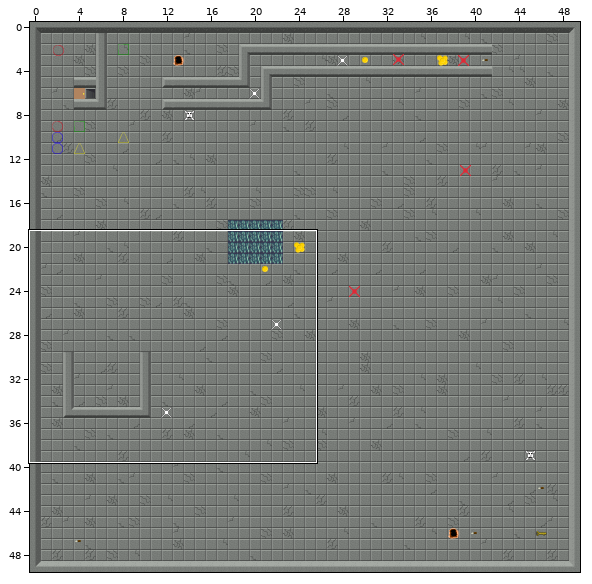
A Tiled map (JSON) gets an edit: Public/Maps/level1.json. The first picture is a wide view before the edit; the outline marks the close-up.
Close-up. Before the commit:
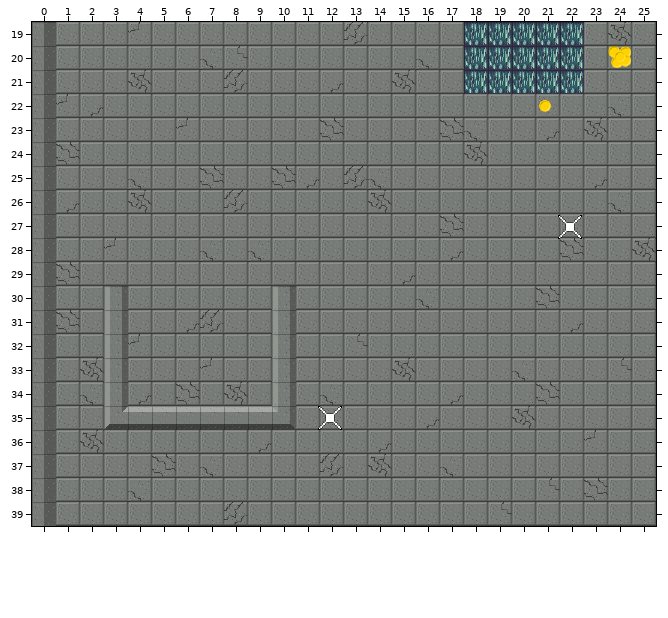
Cells are 32x32 px. Shown: x 0..25, y 19..39. The commit also changed other parts of the map, which this record leaves out.
New version:
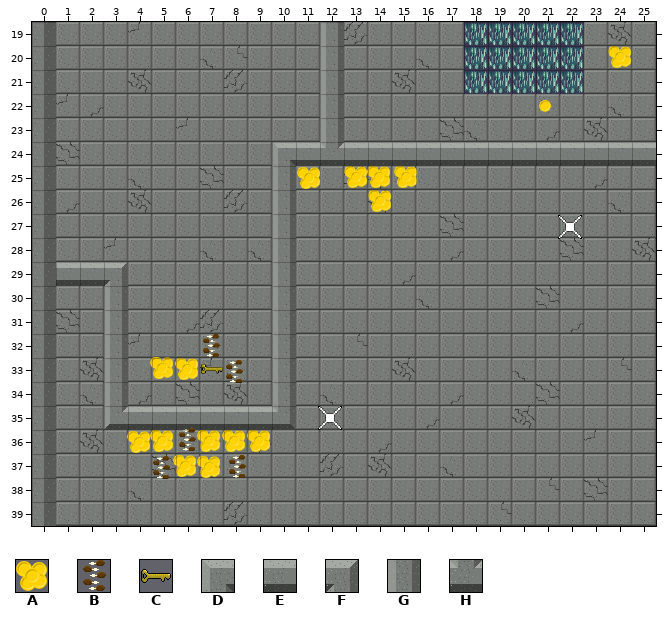
Key: from "Objects": A 7 "lootGoldPile", B 9 "lootFoodLarge", C 16 "key"; from "masterTileset": D 32, E 33, F 34, G 64, H 101.
_ is an empty cell.
Objects are placed by their top-left corner, in cells (3,4 is the top-left corner of cell 3,4); size is 1x1 cell unless given.
From old to new:
Changed rows in their new state; . is an unchanged cell.
Layer "collision":
first column x 1:
19 ...........G.............
20 ...........G.............
21 ...........G.............
22 ...........G.............
23 ...........G.............
24 .........DEHEEEEEEEEEEEEE
25 .........G...............
26 .........G...............
27 .........G...............
28 .........G...............
29 EEF......G...............
Layer "interactive":
added: A "lootGoldPile" at 13,25
added: A "lootGoldPile" at 14,25
added: A "lootGoldPile" at 15.1,25
added: A "lootGoldPile" at 11,25
added: A "lootGoldPile" at 14,26
added: B "lootFoodLarge" at 7,32
added: A "lootGoldPile" at 4.9,32.9
added: C "key" at 7,33
added: A "lootGoldPile" at 6,33
added: B "lootFoodLarge" at 7.9,33.1
added: B "lootFoodLarge" at 6,35.9
added: A "lootGoldPile" at 9,36
added: A "lootGoldPile" at 7.9,36
added: A "lootGoldPile" at 6.9,36
added: A "lootGoldPile" at 4.9,36
added: A "lootGoldPile" at 4,36
added: A "lootGoldPile" at 5.9,37
added: B "lootFoodLarge" at 8,37
added: A "lootGoldPile" at 6.9,37
added: B "lootFoodLarge" at 4.9,37.1
